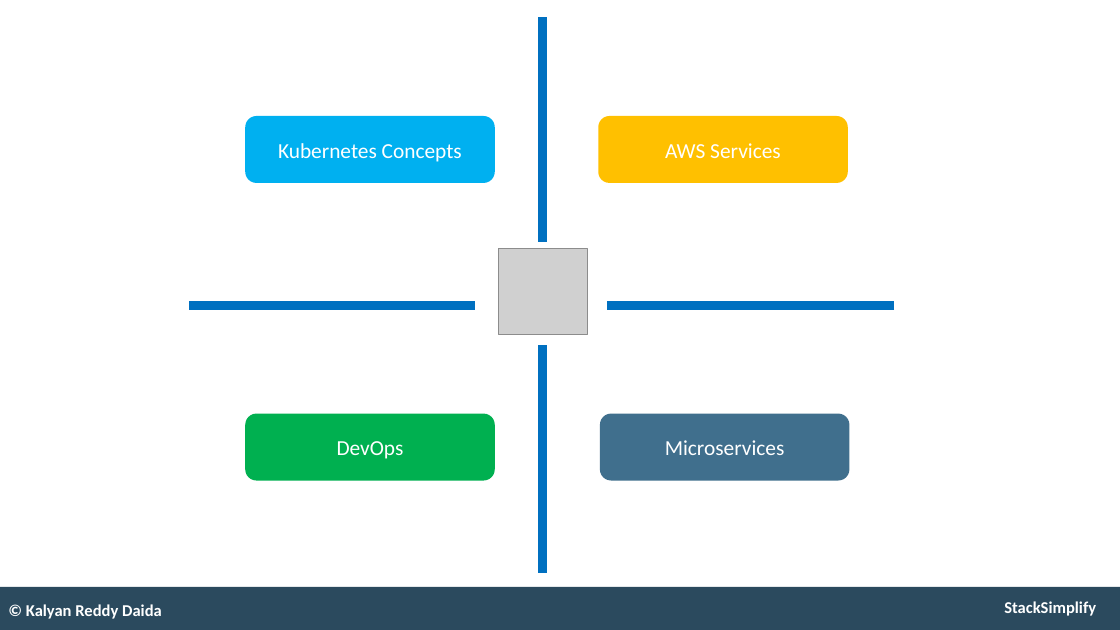
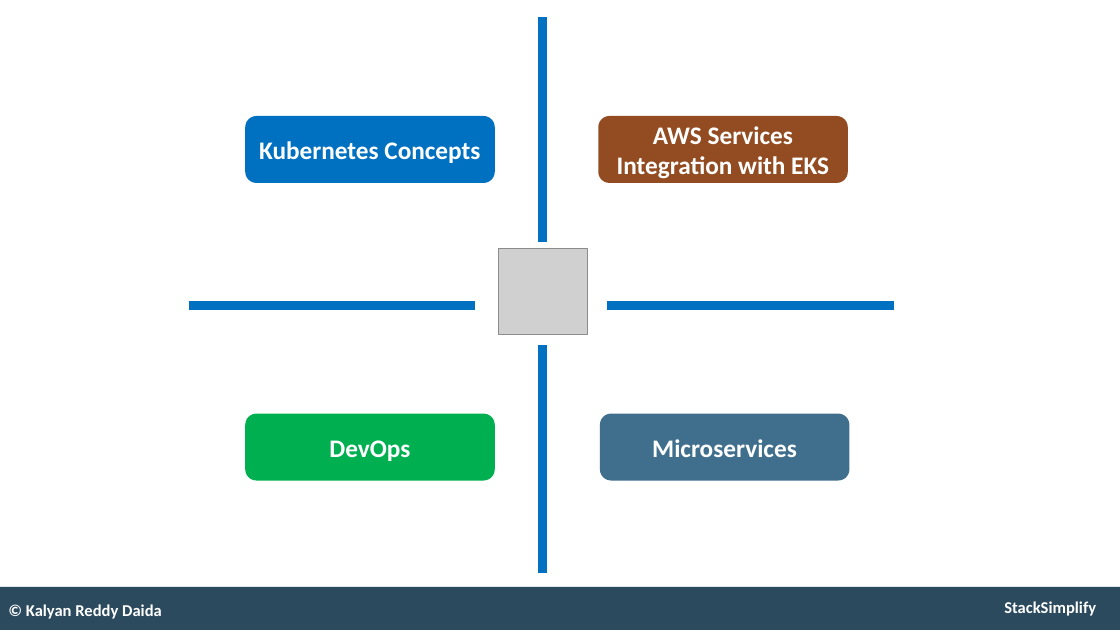
Before and after one commit to talvionyx/aws-eks-kubernetes-masterclass, a slide deck: slide 5 of presentation/AWS-Fargate-and-EKS-Masterclass.pptx (slide 6 before the commit). Drawn at 1120x630 pixels with LibreOffice and Linux fonts; fonts in the diff are those of the drawing; grey boxes stand for pictures. Boxes give left, top, right and bottom in pixels: in the first picture for what was removed or moved away, otherwise in the second. Text is boxed around its words. In the diff, an @@ line names an element or a change of style, - is before the commit and + after.

```diff
--- a/presentation/AWS-Fargate-and-EKS-Masterclass.pptx
+++ b/presentation/AWS-Fargate-and-EKS-Masterclass.pptx
@@ rounded rectangle "Kubernetes Concepts" at (x1=245, y1=116, x2=494, y2=183): size 22 to 26 pt, bold on; fill #00B0F0 to #0070C0 @@
@@ rounded rectangle "AWS Services Integration with EKS" at (x1=598, y1=116, x2=848, y2=183): fill #FFC000 to #934C22 @@
@@ text in rounded rectangle at (x1=617, y1=126, x2=829, y2=179): text changed; size 22 to 26 pt; bold on @@
-AWS Services
+AWS Services Integration with EKS
@@ rounded rectangle "DevOps" at (x1=245, y1=414, x2=494, y2=481): size 22 to 26 pt, bold on @@
@@ rounded rectangle "Microservices" at (x1=600, y1=414, x2=849, y2=481): size 22 to 26 pt, bold on @@
```
Also in this commit, not shown: 8 other slides changed, 21 slides added, 5 slides removed, 1 other file.
